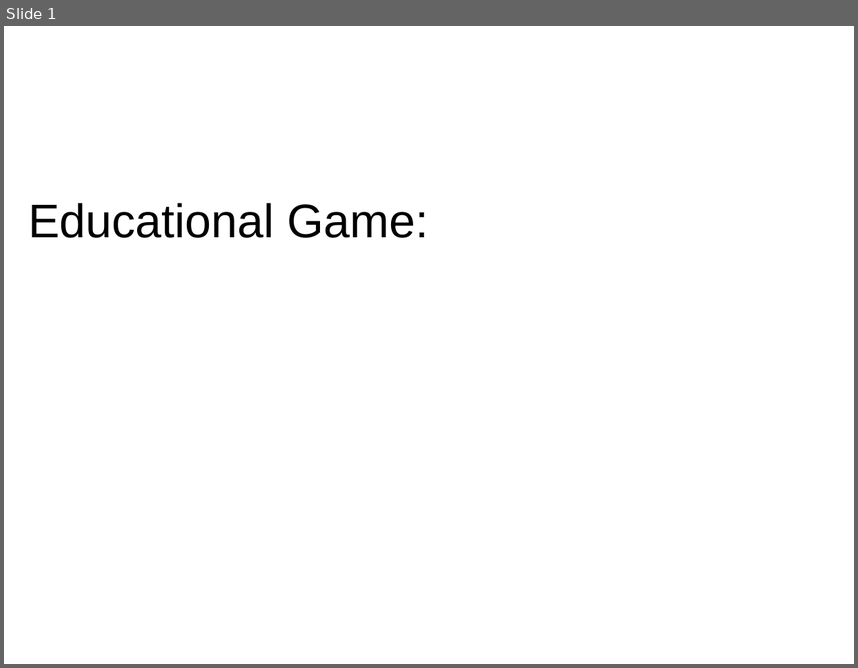
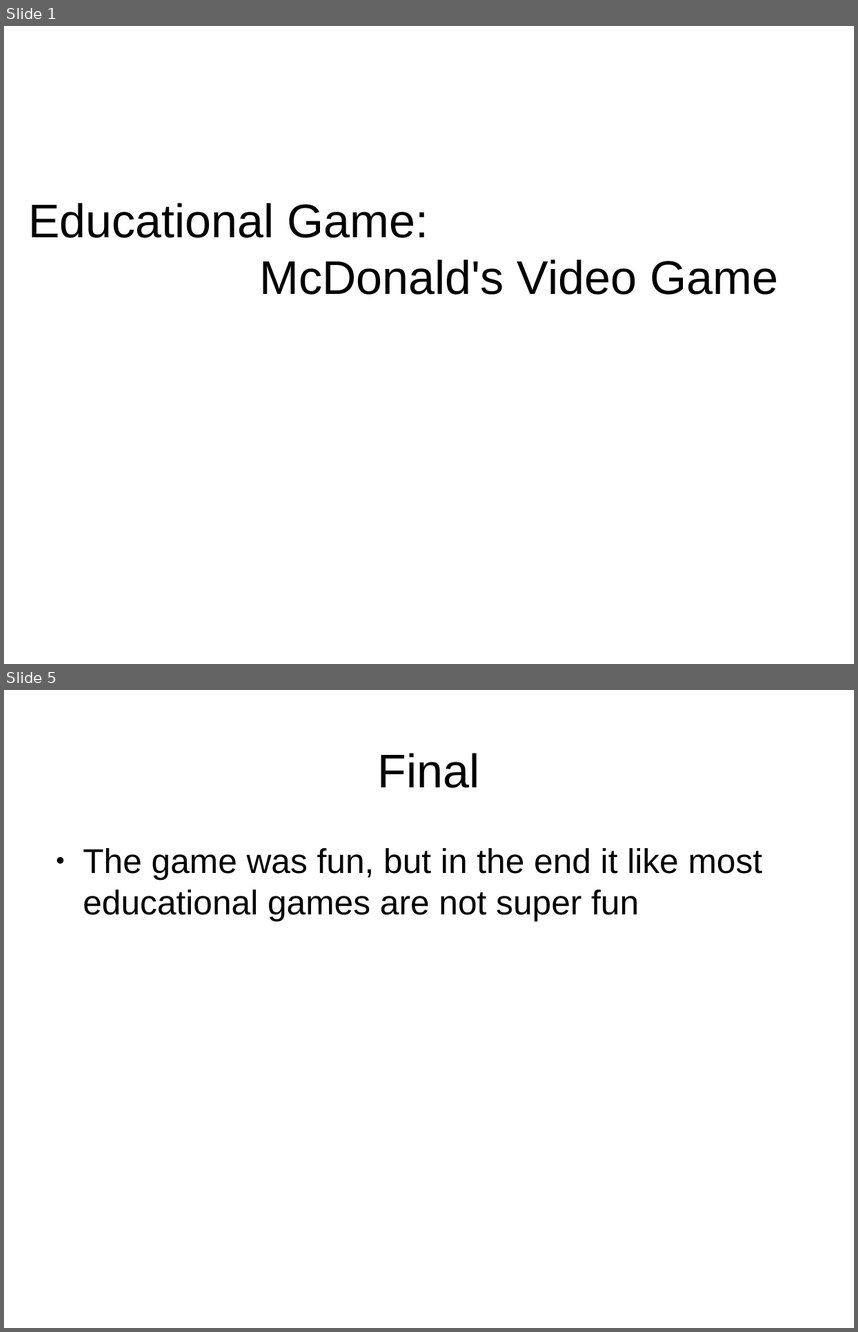
Before and after one commit to jjhollo2019/Clemson-Files, a slide deck: Fall/Game Design/Assignments/Holloway_play3.pptx. Shown one above the other, each under a label of ours: slide 1 before the commit, slides 1 and 5 after it; the slides between them are not shown. The pictures are 858x668 and 858x1332 pixels, drawn with LibreOffice and Linux fonts; fonts in the diff are those of the drawing; background and template pictures are left out. Boxes give left, top, right and bottom in pixels: in the first picture for what was removed or moved away, otherwise in the second. Text is boxed around its words. In the diff, an @@ line names an element or a change of style, - is before the commit and + after.

```diff
--- a/Fall/Game Design/Assignments/Holloway_play3.pptx
+++ b/Fall/Game Design/Assignments/Holloway_play3.pptx
@@ slide 5 added at [4,690,854,1328], background picture (left out) @@
@@ text added at [378,753,480,788], 44 pt, text #000000 @@
+Final
@@ text added at [83,848,763,921], 32 pt, text #000000 @@
+● The game was fun, but in the end it like most educational games are not super fun
@@ slide 1 changed as well @@
@@ text at [28,203,778,294]: text changed @@
-Educational Game:
+Educational Game:
+McDonald's Video Game
```
Also in this commit, not shown: 3 other slides added, 1 slide removed, 40 other files.
